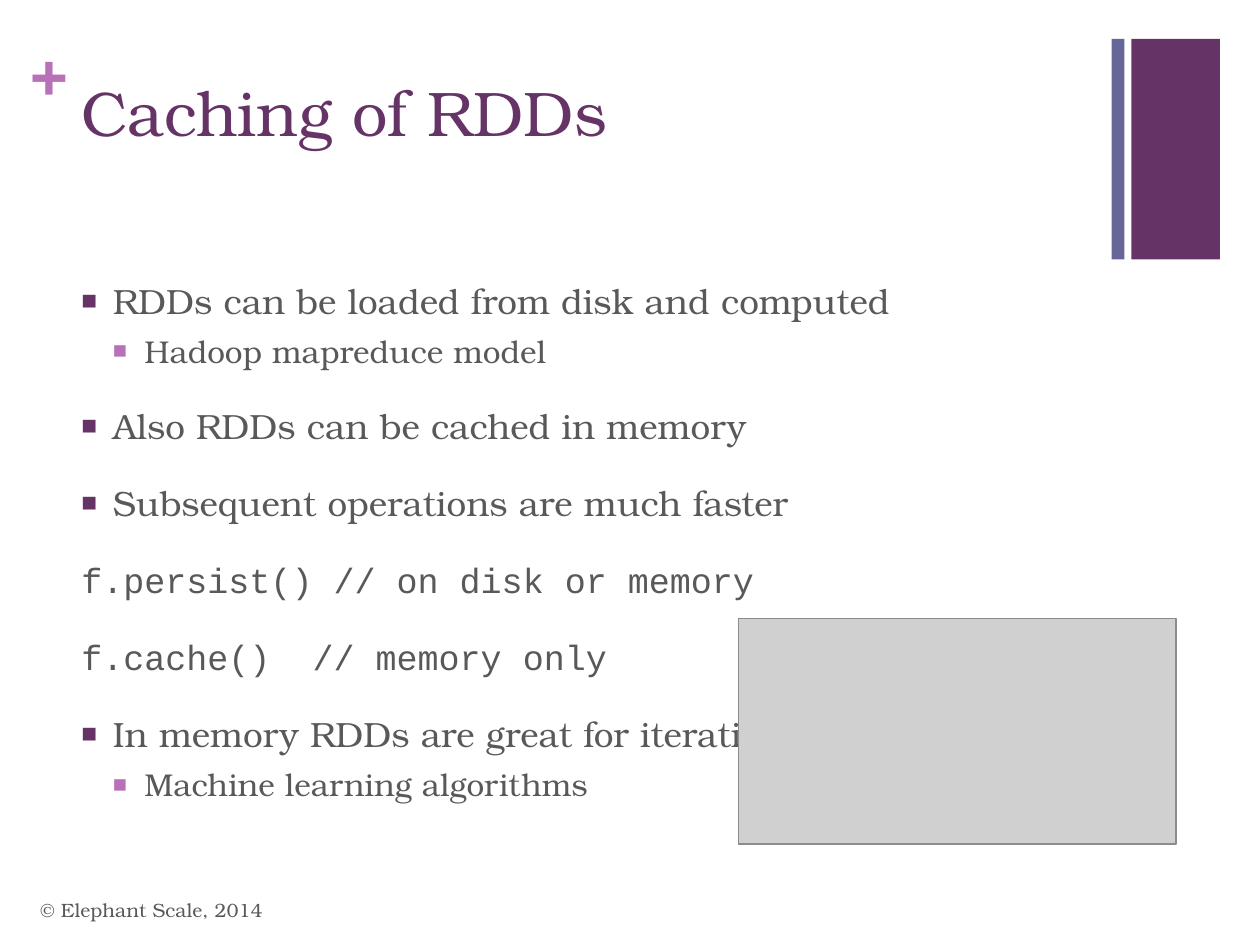
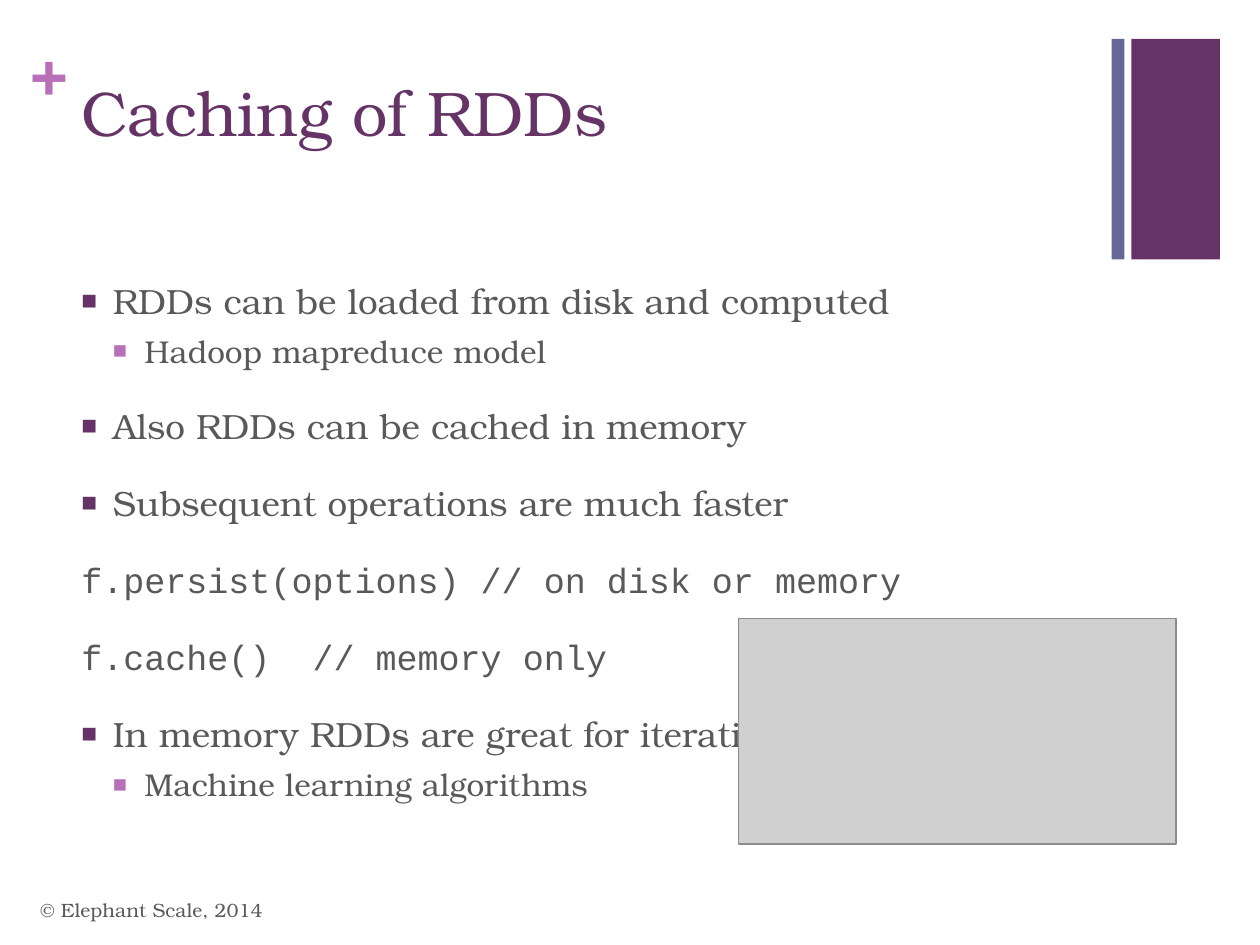
Before and after one commit to mattvinks/spark-labs, a slide deck: slide 26 of slides/02_Spark_Intro.pptx (slide 24 before the commit). Drawn at 1260x945 pixels with LibreOffice and Linux fonts; fonts in the diff are those of the drawing; grey boxes stand for pictures. Boxes give left, top, right and bottom in pixels: in the first picture for what was removed or moved away, otherwise in the second. Text is boxed around its words. In the diff, an @@ line names an element or a change of style, - is before the commit and + after.

```diff
--- a/slides/02_Spark_Intro.pptx
+++ b/slides/02_Spark_Intro.pptx
@@ text at bbox=[81, 569, 901, 601]: text changed @@
-f.persist() // on disk or memory
+f.persist(options) // on disk or memory
```
Also in this commit, not shown: 10 other slides changed, 19 slides added, 2 slides removed, 2 other files.
